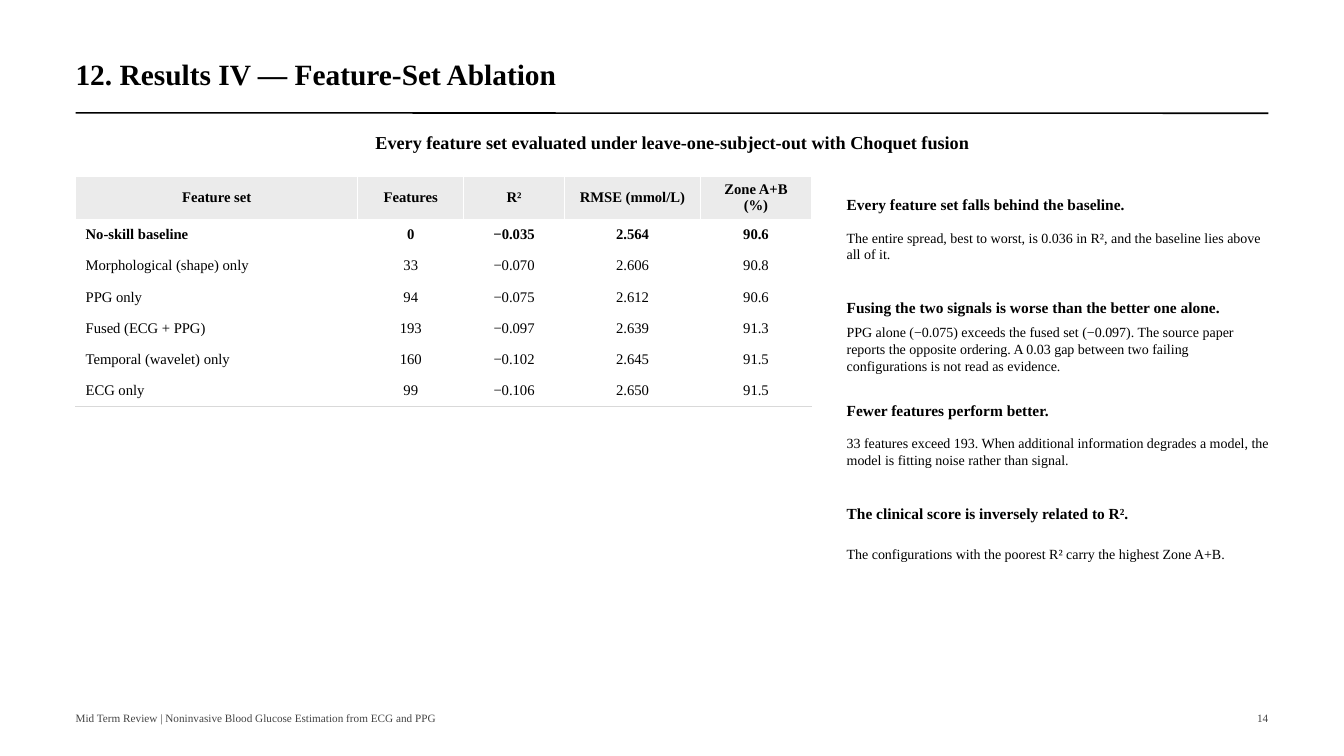
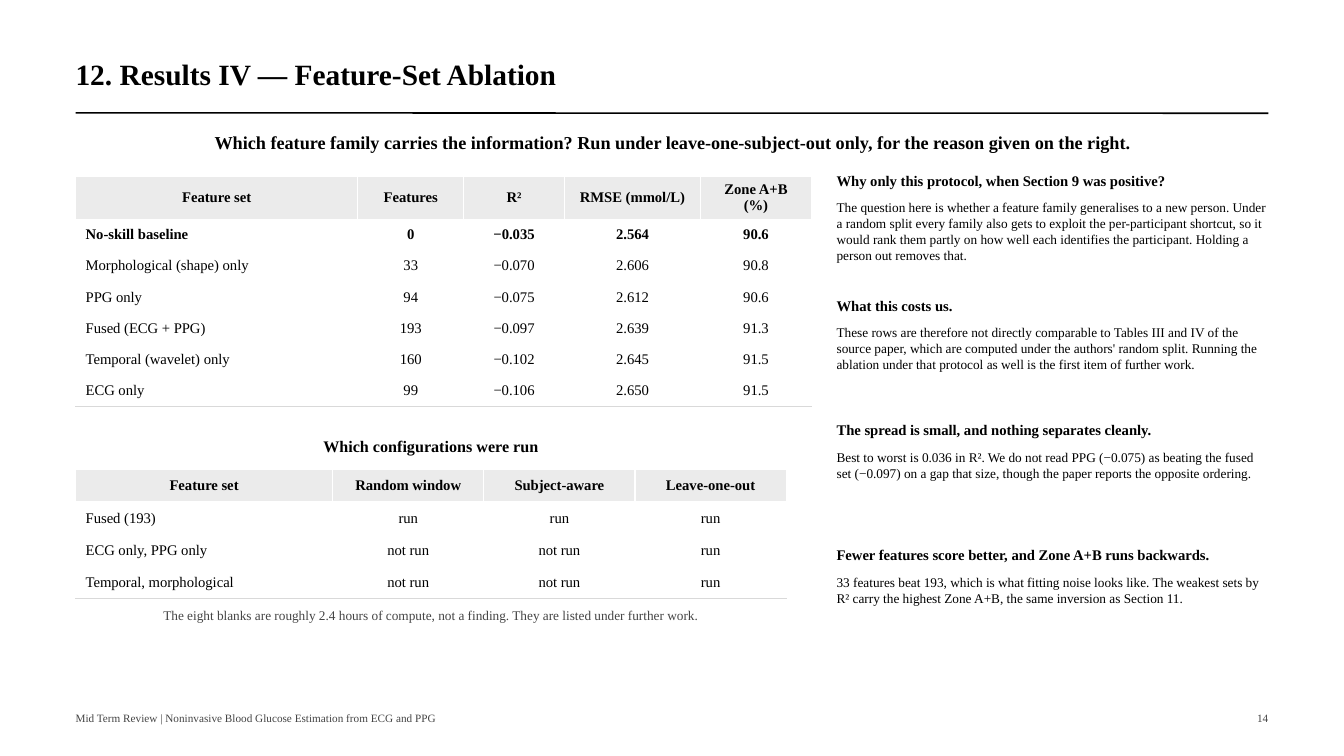
Before and after one commit to navtesh21/btp-project, a slide deck: slide 14 of deck/btp_midterm_review.pptx. Drawn at 1344x756 pixels with LibreOffice and Linux fonts; fonts in the diff are those of the drawing. Boxes give left, top, right and bottom in pixels: in the first picture for what was removed or moved away, otherwise in the second. Text is boxed around its words. In the diff, an @@ line names an element or a change of style, - is before the commit and + after.

```diff
--- a/deck/btp_midterm_review.pptx
+++ b/deck/btp_midterm_review.pptx
@@ text at (x1=215, y1=136, x2=1130, y2=153): text changed @@
-Every feature set evaluated under leave-one-subject-out with Choquet fusion
+Which feature family carries the information? Run under leave-one-subject-out only, for the reason given on the right.
@@ text added at (x1=837, y1=175, x2=1165, y2=189), 10.5 pt, text #000000, bold @@
+Why only this protocol, when Section 9 was positive?
@@ text added at (x1=837, y1=202, x2=1266, y2=263), 9.5 pt, text #000000 @@
+The question here is whether a feature family generalises to a new person. Under a random split every family also gets to exploit the per-participant shortcut, so it would rank them partly on how well each identifies the participant. Holding a person out removes that.
@@ text removed at (x1=847, y1=199, x2=1124, y2=214) @@
-Every feature set falls behind the baseline.
@@ text removed at (x1=847, y1=233, x2=1260, y2=259) @@
-The entire spread, best to worst, is 0.036 in R², and the baseline lies above all of it.
@@ vertical alignment middle to top in 3 elements at (x1=837, y1=424, x2=1152, y2=439), (x1=837, y1=327, x2=1257, y2=372), (x1=837, y1=300, x2=952, y2=312) @@
@@ text at (x1=837, y1=327, x2=1257, y2=372): text changed; size 11 to 9.5 pt; bold off @@
-The clinical score is inversely related to R².
+These rows are therefore not directly comparable to Tables III and IV of the source paper, which are computed under the authors' random split. Running the ablation under that protocol as well is the first item of further work.
@@ text at (x1=837, y1=300, x2=952, y2=312): text changed; size 10 to 10.5 pt; bold on @@
-33 features exceed 193. When additional information degrades a model, the model is fitting noise rather than signal.
+What this costs us.
@@ text removed at (x1=847, y1=302, x2=1220, y2=317) @@
-Fusing the two signals is worse than the better one alone.
@@ text removed at (x1=847, y1=327, x2=1234, y2=374) @@
-PPG alone (−0.075) exceeds the fused set (−0.097). The source paper reports the opposite ordering. A 0.03 gap between two failing configurations is not read as evidence.
@@ text removed at (x1=847, y1=405, x2=1049, y2=420) @@
-Fewer features perform better.
@@ text added at (x1=323, y1=440, x2=538, y2=456), 11.5 pt, text #000000, bold @@
+Which configurations were run
@@ text at (x1=837, y1=424, x2=1152, y2=439): text changed; size 10 to 10.5 pt; bold on @@
-The configurations with the poorest R² carry the highest Zone A+B.
+The spread is small, and nothing separates cleanly.
@@ table added at (x1=76, y1=470, x2=786, y2=594), 4 rows, 4 columns @@
+Feature set | Random window | Subject-aware | Leave-one-out
+Fused (193) | run | run | run
+ECG only, PPG only | not run | not run | run
+Temporal, morphological | not run | not run | run
@@ text added at (x1=837, y1=452, x2=1254, y2=481), 9.5 pt, text #000000 @@
+Best to worst is 0.036 in R². We do not read PPG (−0.075) as beating the fused set (−0.097) on a gap that size, though the paper reports the opposite ordering.
@@ text added at (x1=837, y1=549, x2=1209, y2=562), 10.5 pt, text #000000, bold @@
+Fewer features score better, and Zone A+B runs backwards.
@@ text added at (x1=837, y1=577, x2=1259, y2=606), 9.5 pt, text #000000 @@
+33 features beat 193, which is what fitting noise looks like. The weakest sets by R² carry the highest Zone A+B, the same inversion as Section 11.
@@ text added at (x1=163, y1=610, x2=698, y2=623), 9.5 pt, text #444444 @@
+The eight blanks are roughly 2.4 hours of compute, not a finding. They are listed under further work.
```
Also in this commit, not shown: 2 other files.
